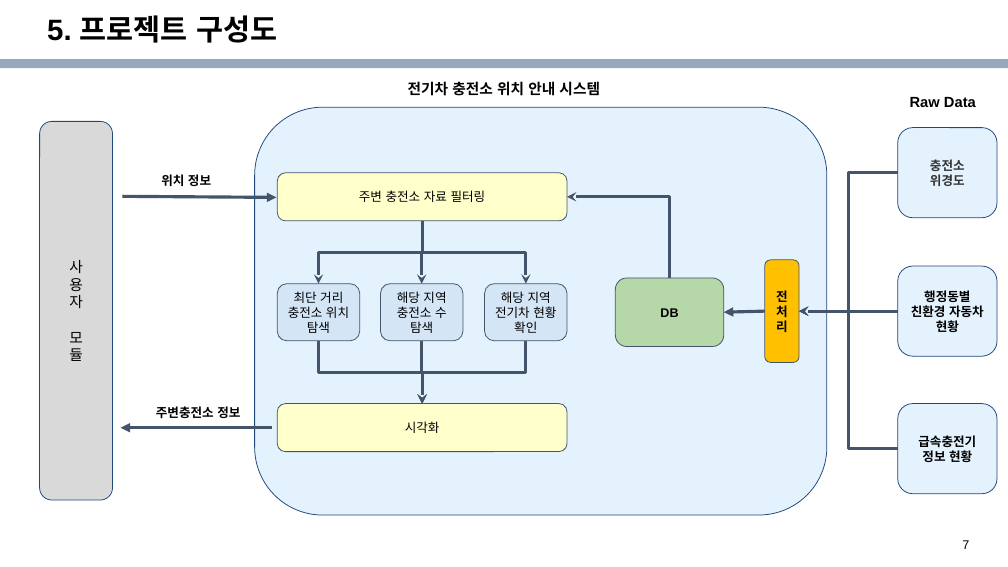
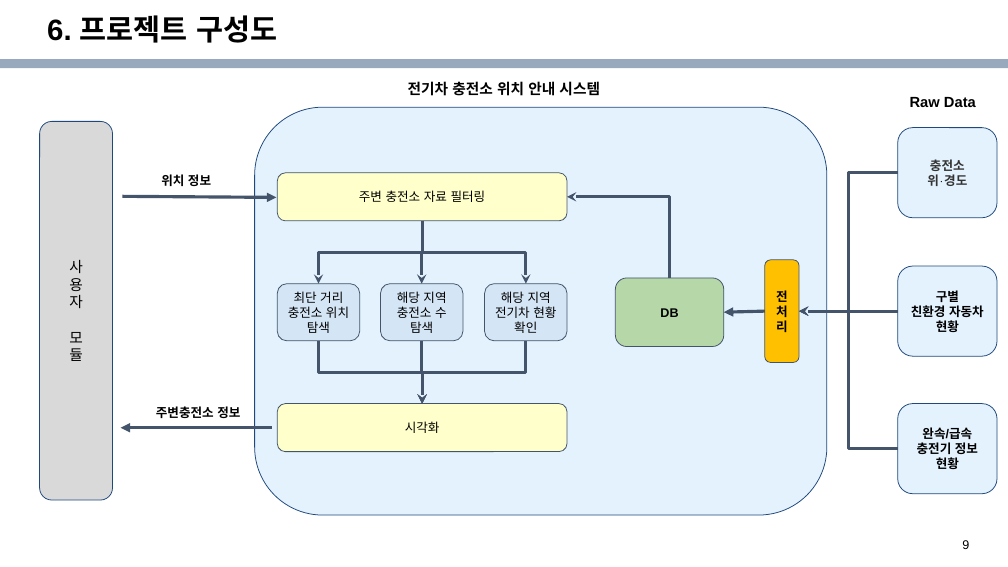
Before and after one commit to knudatascientists/Team3_stair, a slide deck: slide 9 of 제출물/3조 프로젝트 계획서(전기차).pptx (slide 7 before the commit). Drawn at 1008x567 pixels with LibreOffice and Linux fonts; fonts in the diff are those of the drawing; background and template pictures are left out. Boxes give left, top, right and bottom in pixels: in the first picture for what was removed or moved away, otherwise in the second. Text is boxed around its words. In the diff, an @@ line names an element or a change of style, - is before the commit and + after.

```diff
--- a/제출물/3조 프로젝트 계획서(전기차).pptx
+++ b/제출물/3조 프로젝트 계획서(전기차).pptx
@@ title at (47,15,277,43): text changed @@
-5. 프로젝트 구성도
+6. 프로젝트 구성도
@@ text in rounded rectangle at (927,174,967,186): text changed @@
-위경도
+위·경도
@@ text in rounded rectangle at (911,290,984,332): text changed @@
-행정동별 친환경 자동차 현황
+구별
+친환경 자동차 현황
@@ text in rounded rectangle at (917,427,978,469): text changed @@
-급속충전기 정보 현황
+완속/급속
+충전기 정보 현황
@@ page number at (962,540,969,549): text changed @@
-7
+9
```
Also in this commit, not shown: 7 other slides changed, 2 slides added, 5 other files.
